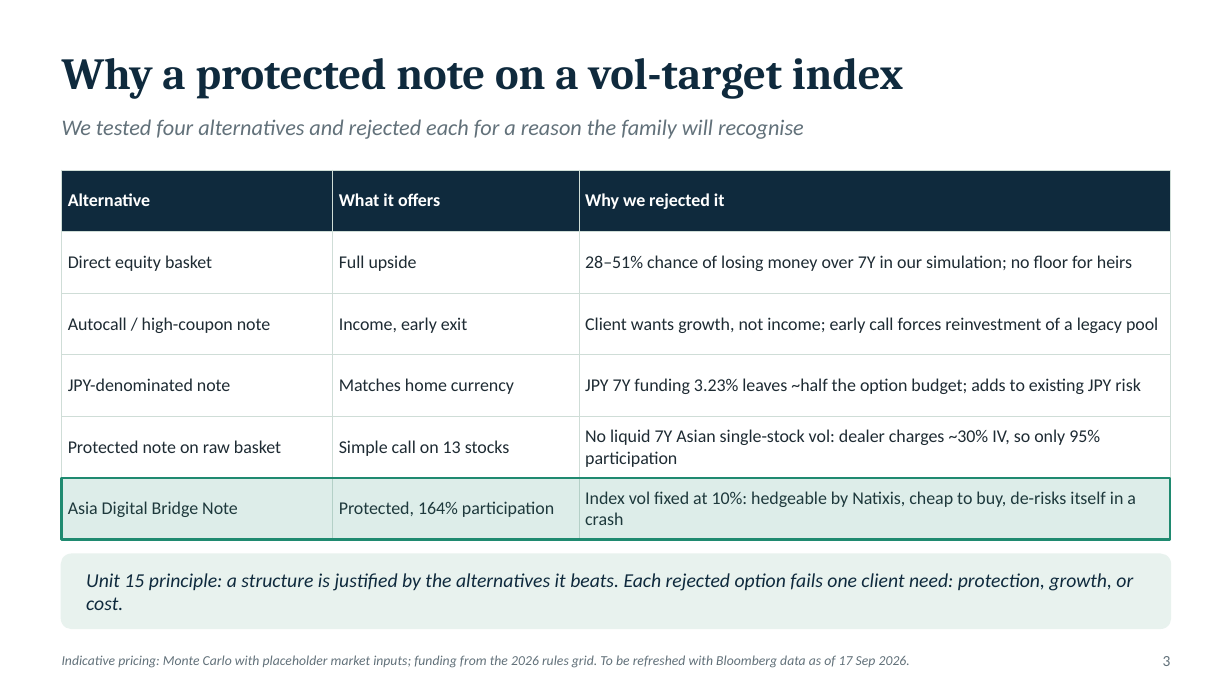
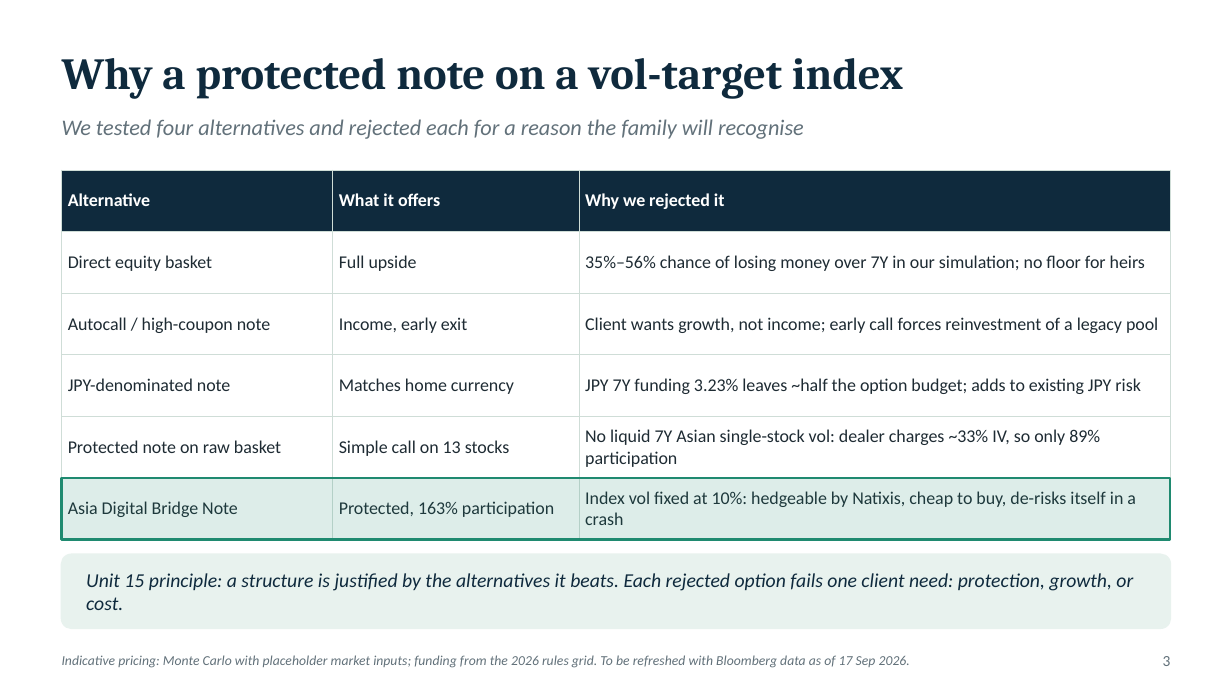
Before and after one commit to benjaminlhl/natixis-case-comp, a slide deck: slide 5 of deck/Asia-Digital-Bridge-Note.pptx. Drawn at 1232x693 pixels with LibreOffice and Linux fonts; fonts in the diff are those of the drawing. Boxes give left, top, right and bottom in pixels: in the first picture for what was removed or moved away, otherwise in the second. Text is boxed around its words. In the diff, an @@ line names an element or a change of style, - is before the commit and + after.

```diff
--- a/deck/Asia-Digital-Bridge-Note.pptx
+++ b/deck/Asia-Digital-Bridge-Note.pptx
@@ table at (62, 170, 1170, 529) @@
-row 2, column 3: 28–51% chance of losing money over 7Y in our simulation; no floor for heirs
+row 2, column 3: 35%–56% chance of losing money over 7Y in our simulation; no floor for heirs
-row 5, column 3: No liquid 7Y Asian single-stock vol: dealer charges ~30% IV, so only 95% participation
+row 5, column 3: No liquid 7Y Asian single-stock vol: dealer charges ~33% IV, so only 89% participation
-row 6, column 2: Protected, 164% participation
+row 6, column 2: Protected, 163% participation
```
Also in this commit, not shown: 13 other slides changed, 7 other files.
